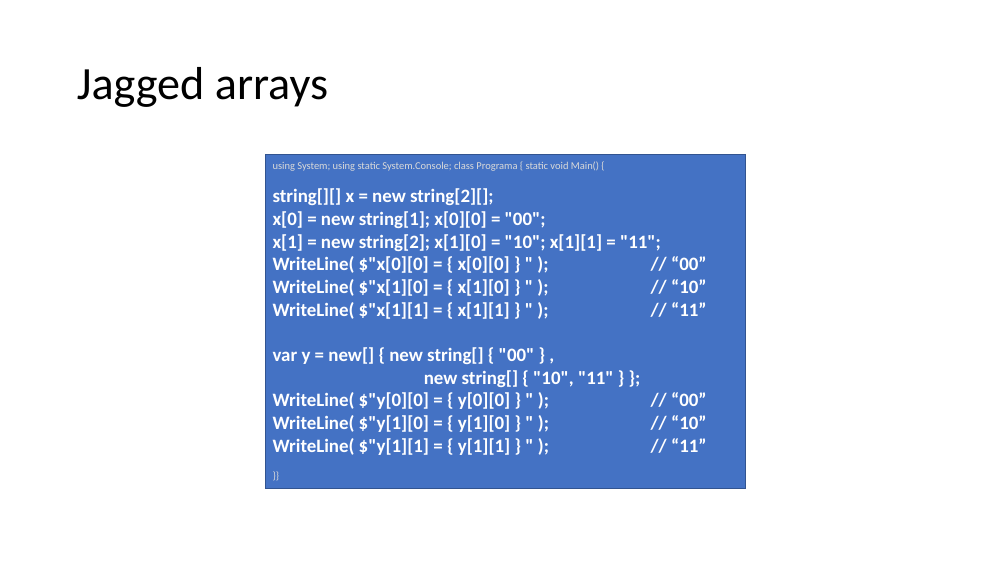
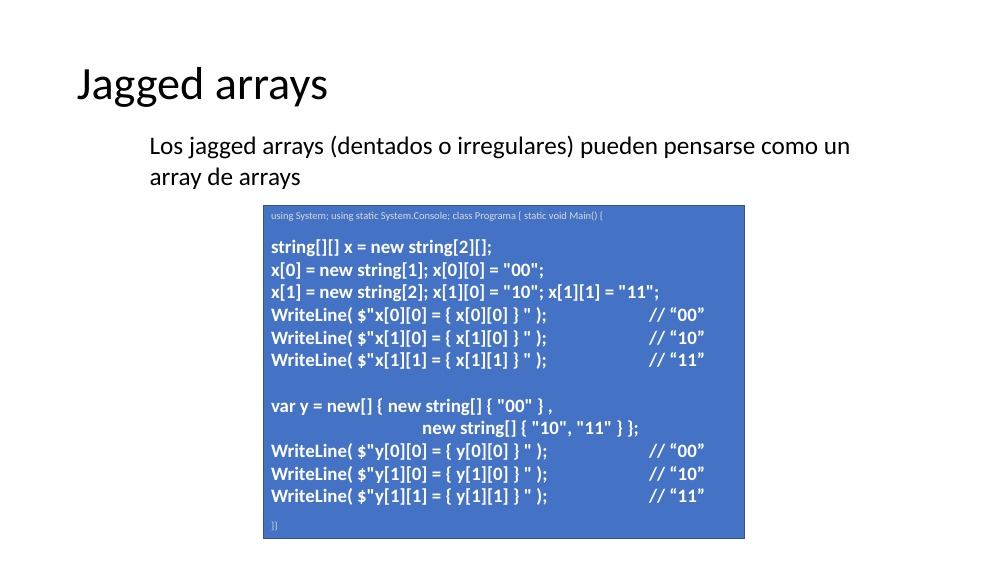
Before and after one commit to AlbertOsinaga/CursoCSharp__8, a slide deck: slide 58 of CSharpQuickReferencia.pptx (slide 57 before the commit). Drawn at 1008x567 pixels with LibreOffice and Linux fonts; fonts in the diff are those of the drawing. Boxes give left, top, right and bottom in pixels: in the first picture for what was removed or moved away, otherwise in the second. Text is boxed around its words. In the diff, an @@ line names an element or a change of style, - is before the commit and + after.

```diff
--- a/CSharpQuickReferencia.pptx
+++ b/CSharpQuickReferencia.pptx
@@ text added at (150, 136, 850, 189), 24 pt, text #000000 @@
+Los jagged arrays (dentados o irregulares) pueden pensarse como un array de arrays
@@ rectangle "using System; using static System.Console; ...": place and size @@
-rectangle "using System; using static System.Console; ..." at (265, 155, 746, 488)
+rectangle "using System; using static System.Console; ..." at (264, 206, 745, 539)
```
Also in this commit, not shown: 44 slides added, 1 slide removed, 3 other files.
